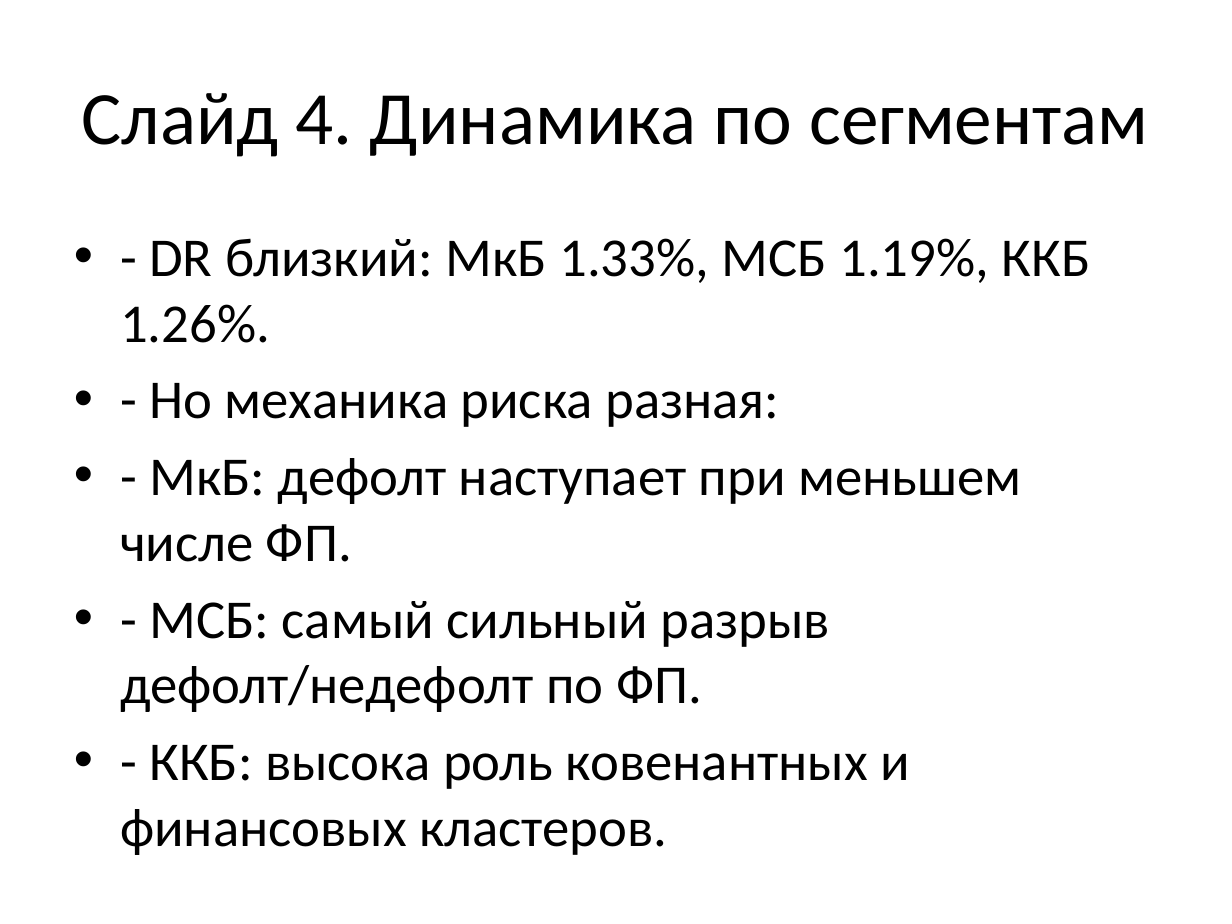
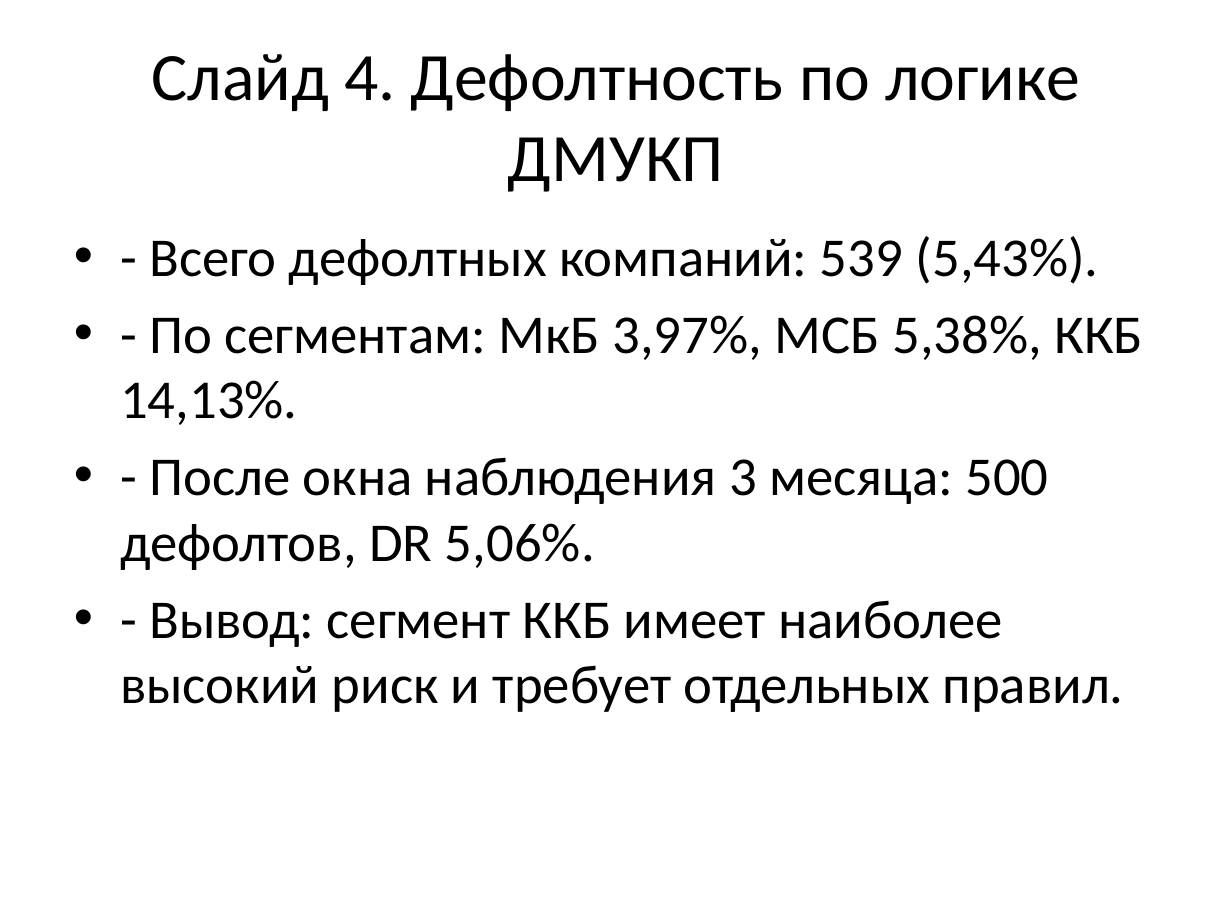
Before and after one commit to Crypt0head/sql_test, a slide deck: slide 4 of fp_sfp_presentation_short.pptx. Drawn at 1232x924 pixels with LibreOffice and Linux fonts; fonts in the diff are those of the drawing. Boxes give left, top, right and bottom in pixels: in the first picture for what was removed or moved away, otherwise in the second. Text is boxed around its words. In the diff, an @@ line names an element or a change of style, - is before the commit and + after.

```diff
--- a/fp_sfp_presentation_short.pptx
+++ b/fp_sfp_presentation_short.pptx
@@ title at [151, 54, 1080, 192]: text changed; size 44 to 39.6 pt @@
-Слайд 4. Динамика по сегментам
+Слайд 4. Дефолтность по логике ДМУКП
@@ text at [120, 236, 1143, 712]: text changed @@
-• - DR близкий: МкБ 1.33%, МСБ 1.19%, ККБ 1.26%.
-• - Но механика риска разная:
-• - МкБ: дефолт наступает при меньшем числе ФП.
-• - МСБ: самый сильный разрыв дефолт/недефолт по ФП.
-• - ККБ: высока роль ковенантных и финансовых кластеров.
+• - Всего дефолтных компаний: 539 (5,43%).
+• - По сегментам: МкБ 3,97%, МСБ 5,38%, ККБ 14,13%.
+• - После окна наблюдения 3 месяца: 500 дефолтов, DR 5,06%.
+• - Вывод: сегмент ККБ имеет наиболее высокий риск и требует отдельных правил.
```
Also in this commit, not shown: 4 other slides changed, 7 slides added, 7 slides removed, 1 other file.
